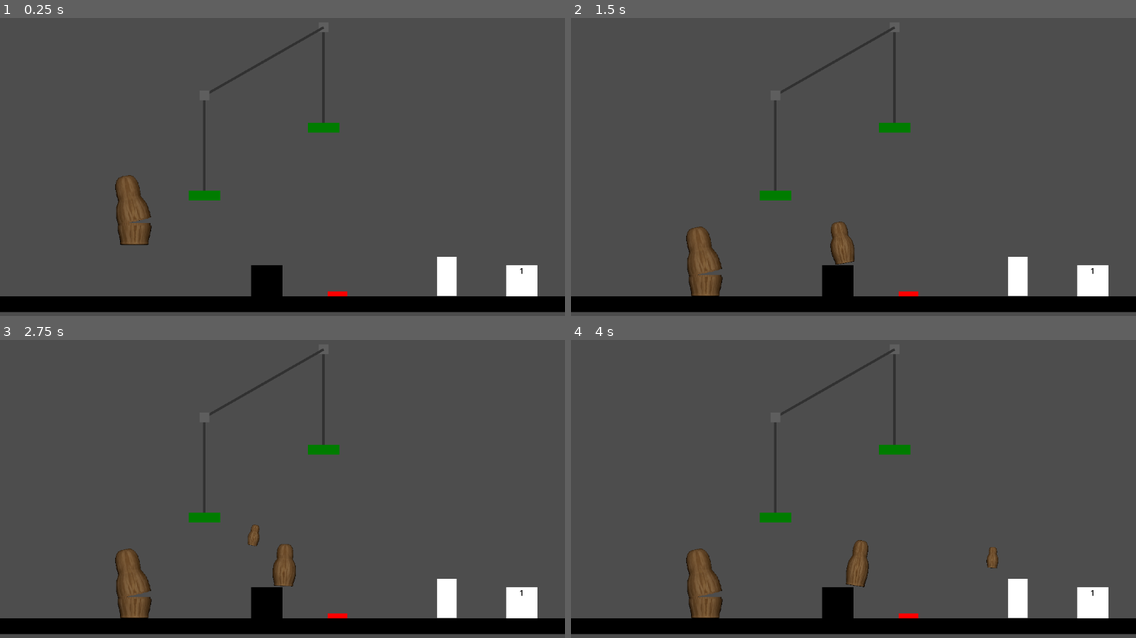
Above: before the commit, frames 1-4 (two rows, left to right).
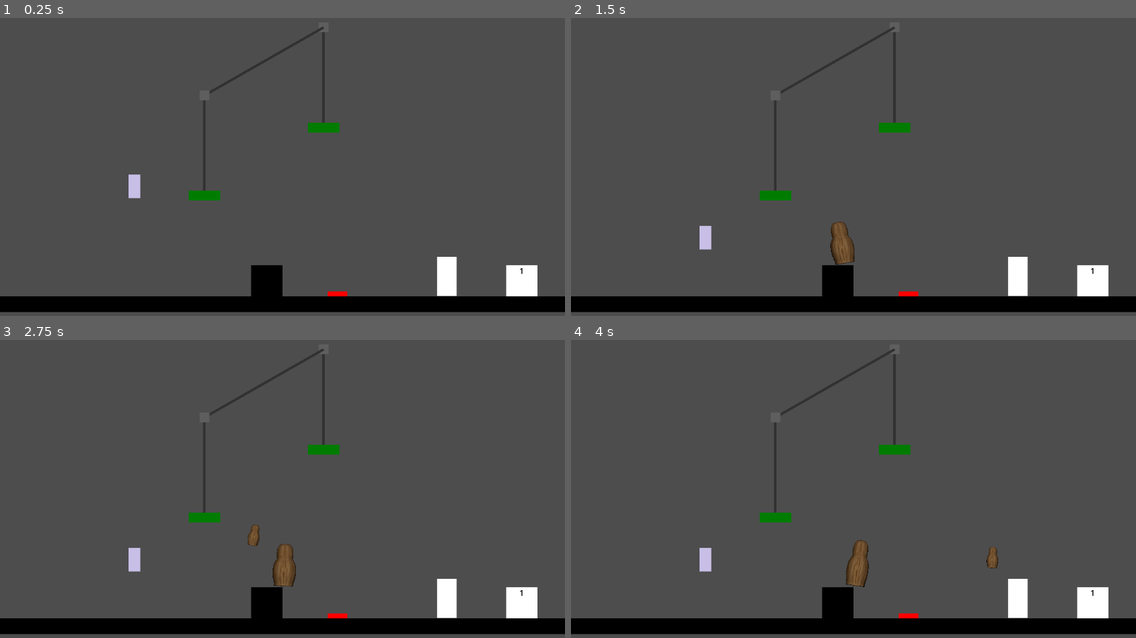
Above: after the commit, the same moments.

Repository: SethHDavis99/GMTK2024
Game: Godot game, scene res://levels/main.tscn
Two runs of this game, one before a commit and one after it. Both use one fixed random seed, a clock stepped at 60 frames per second and the inputs below.
Inputs (mouse positions are in pixels of both pictures, inside the frame that each line leads up to):
- Up to frame 1 (0.25 s): no input
- Up to frame 2 (1.5 s): move the mouse to (706, 259) at 0.52 s; hold Space (pop) 0.53-1.28 s; hold D (move_right) from 0.53 s (still down); tap W (jump) at 0.77 s; move the mouse to (808, 226) at 1.27 s; click (808, 226) at 1.35 s
- Up to frame 3 (2.75 s): tap W (jump) at 1.52 s; tap Space (pop) at 1.55 s; move the mouse to (350, 489) at 2.02 s; release D (move_right) at 2.03 s; hold A (move_left) from 2.03 s (still down); hold Space (pop) from 2.03 s (still down)
- Up to frame 4 (4 s): move the mouse to (825, 542) at 2.77 s; release A (move_left) at 2.78 s; release Space (pop) at 2.78 s; hold D (move_right) from 2.78 s (still down); tap Space (pop) at 2.85, 3.8 s; tap W (jump) at 3.02, 3.77 s; move the mouse to (1023, 527) at 3.52 s; press the mouse at (1023, 527) at 3.53 s

The runs differ from the first frame. In frame 1, 1.2% of the frame differs, in the area x 20-27%, y 52-77%; in frame 2, 1.2%; in frame 3, 1.2%; in frame 4, 1.2%.

Commit message:
Idle update

Diff:
--- a/objects/player.tscn
+++ b/objects/player.tscn
@@ -18,8 +18,6 @@
 [node name="AnimatedSprite2D" type="AnimatedSprite2D" parent="."]
 position = Vector2(0, -160)
 sprite_frames = ExtResource("1_01bsf")
-animation = &"R_OpenUp"
-frame_progress = 0.26832
 
 [node name="CollisionShape2D" type="CollisionShape2D" parent="."]
 position = Vector2(0, -89)
Not shown, added: audio/Music System/DollsInTheWoods_BaseLayerLP_01.ogg.import
Not shown, added: audio/Music System/DollsInTheWoods_MidLayerLP_01.ogg.import
Not shown, added: audio/Music System/DollsInTheWoods_SmallLayerLP_01.ogg.import
